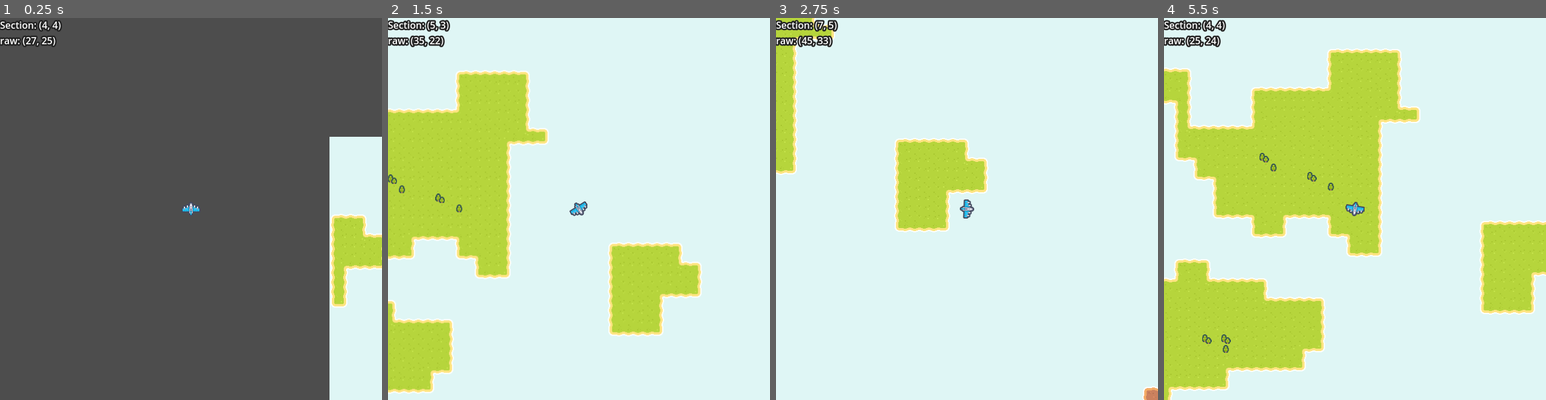
Above: before the commit, frames 1-4 (left to right).
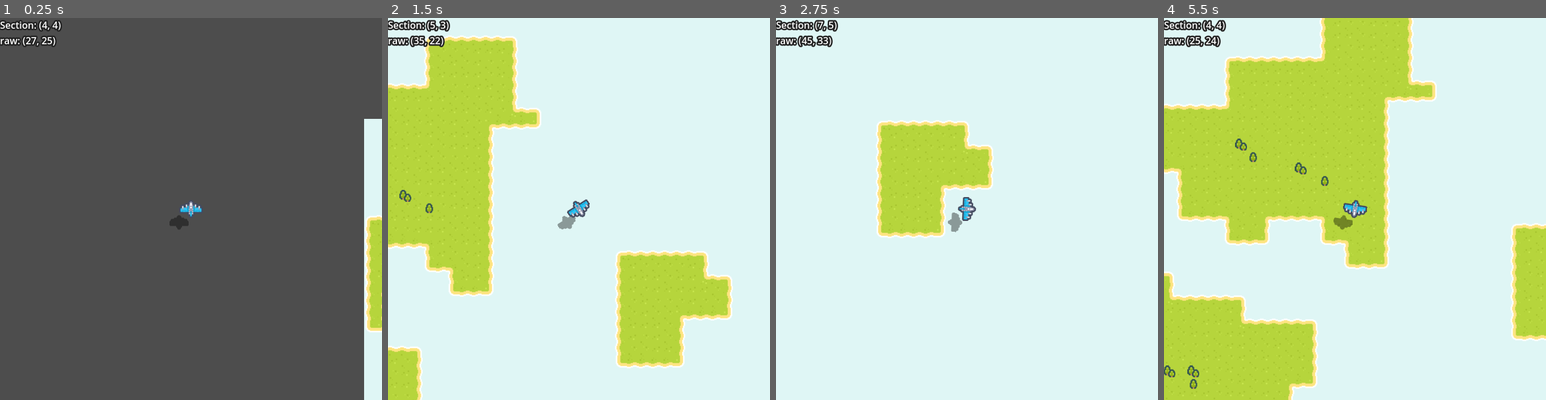
Above: after the commit, the same moments.

Repository: Sammy-T/Aero-Fight
Game: Godot game, scene res://scenes/level.tscn
The game is run twice, just before and just after one commit, with the same random seed, the same clock (stepped at 60 frames per second) and the same inputs.
Inputs:
- Up to frame 1 (0.25 s): no input
- Up to frame 2 (1.5 s): hold Right (ui_right) 0.53-1.28 s; hold Down (ui_down) from 1.28 s (still down)
- Up to frame 3 (2.75 s): release Down (ui_down) at 2.03 s; hold Right (ui_right) from 2.03 s (still down)
- Up to frame 4 (5.5 s): release Right (ui_right) at 2.78 s; hold Up (ui_up) 2.78-3.53 s; hold Left (ui_left) 3.53-5.03 s; hold Down (ui_down) from 5.03 s (still down)

The runs differ from the first frame. In frame 1, 7.7% of the frame differs, in the area x 44-100%, y 26-100%; in frame 2, 17%; in frame 3, 6.6%; in frame 4, 24%, in the area x 0-100%, y 0-100%.

Commit message:
Create player shadow

Diff:
--- a/scenes/player.tscn
+++ b/scenes/player.tscn
@@ -8,6 +8,16 @@
 [node name="Player" type="CharacterBody2D" groups=["player"]]
 script = ExtResource("1_53uw7")
 
+[node name="ShadowHolder" type="Node2D" parent="."]
+unique_name_in_owner = true
+
+[node name="Shadow" type="Sprite2D" parent="ShadowHolder"]
+unique_name_in_owner = true
+self_modulate = Color(0, 0, 0, 0.380392)
+position = Vector2(-16, 18)
+scale = Vector2(0.8, 0.8)
+texture = ExtResource("2_ecdra")
+
 [node name="Sprite" type="Sprite2D" parent="."]
 texture = ExtResource("2_ecdra")
 
@@ -15,3 +25,4 @@
 shape = SubResource("CircleShape2D_dtlpc")
 
 [node name="Camera2D" type="Camera2D" parent="."]
+zoom = Vector2(1.25, 1.25)
--- a/scripts/player.gd
+++ b/scripts/player.gd
@@ -34,8 +34,10 @@
 		speed = move_toward(speed, MAX_SPEED / 2, DECELERATION)
 
 	velocity = -transform.y * speed # Apply forward movement
+	move_and_slide()
 
-	move_and_slide()
+	%ShadowHolder.rotation = -rotation
+	%Shadow.rotation = rotation
 
 
 # A helper to determine if two rotations (in rads) are approximately equal
